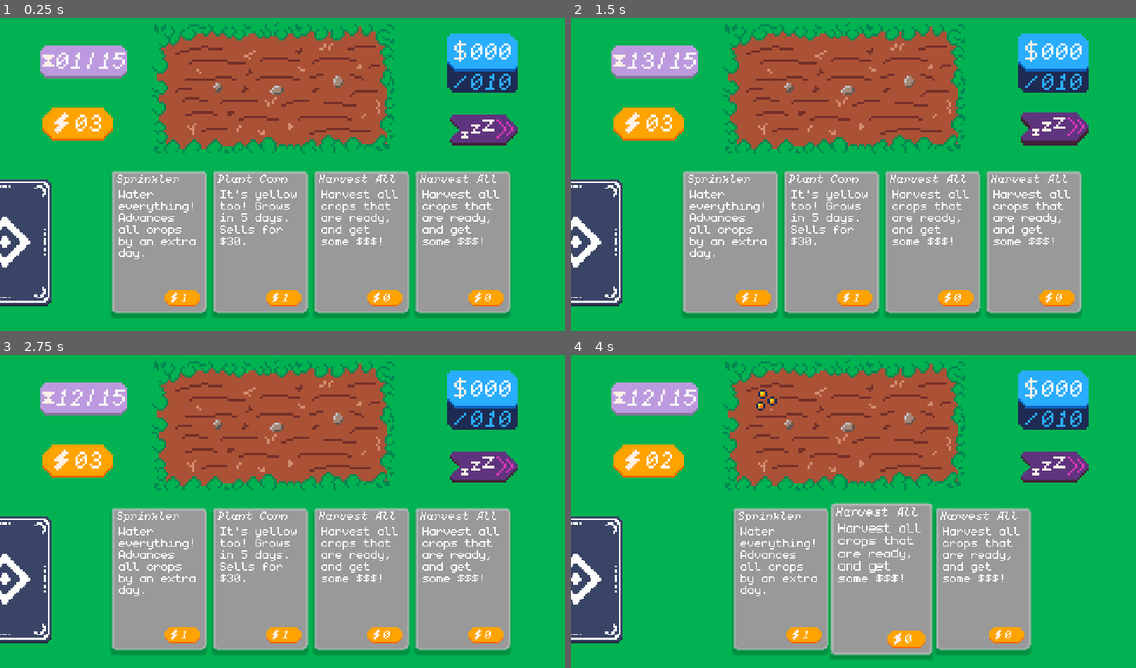
Above: before the commit, frames 1-4 (two rows, left to right).
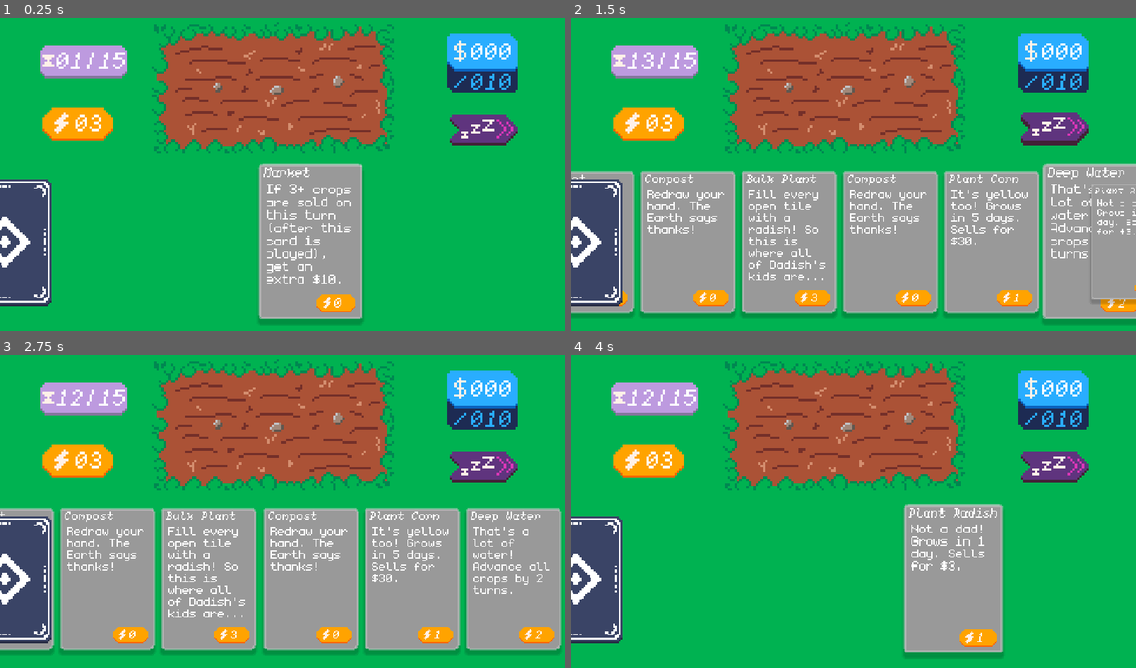
Above: after the commit, the same moments.

Repository: Hex-4/carden
Game: Godot game, scene res://main-test.tscn
Two runs of this game, one before a commit and one after it. Both use one fixed random seed, a clock stepped at 60 frames per second and the inputs below.
Inputs (mouse positions are in pixels of both pictures, inside the frame that each line leads up to):
- Up to frame 1 (0.25 s): no input
- Up to frame 2 (1.5 s): click (1051, 127) at 0.5 s; click (1051, 127) at 1.25 s
- Up to frame 3 (2.75 s): tap Enter at 2 s; drag from (158, 577) to (339, 439) at 2.02 s
- Up to frame 4 (4 s): drag from (830, 577) to (825, 574) at 2.77 s; move the mouse to (881, 577) at 3.52 s; hold Right from 3.53 s (still down); tap Alt at 3.6 s; click (881, 577) at 3.67 s

The runs differ from the first frame. In frame 1, 28% of the frame differs, in the area x 19-91%, y 46-99%; in frame 2, 22%; in frame 3, 21%; in frame 4, 20%.

Commit message:
new sounds and fancy animations

Diff:
--- a/infra/scripts/card.gd
+++ b/infra/scripts/card.gd
@@ -3,6 +3,8 @@
 
 var dragging = false
 var drag_offset = Vector2.ZERO
+enum CardState { SPAWNING, ACTIVE, REMOVING }
+var state: CardState = CardState.SPAWNING
 
 signal used(me)
 var data: CardData
@@ -37,3 +39,6 @@
 	var t = get_tree().create_tween()
 
 	t.tween_property(self, "scale", Vector2(1, 1), 0.2).set_trans(Tween.TRANS_BACK).set_ease(Tween.EASE_OUT)
+
+func transition_state(new_state: CardState):
+	state = new_state
--- a/infra/scripts/card_lib.gd
+++ b/infra/scripts/card_lib.gd
@@ -142,6 +142,9 @@
 
 		# Spicy decision cards
 		compost_card(),
+		compost_card(),
+		compost_card(),
+		compost_card(),
 		deep_water_card(),
 		bulk_plant_card(),
 		market_card(),
--- a/infra/scripts/game_manager.gd
+++ b/infra/scripts/game_manager.gd
@@ -5,7 +5,7 @@
 
 @onready var hud: HUD = $Screen/HUD
 
-@onready var hand: Control = $Screen/Hand
+@onready var hand: Hand = $Screen/Hand
 
 @onready var sfx: SFX = $SFX
 
@@ -63,7 +63,7 @@
 	discards.clear()
 
 func draw() -> void:
-	var hand_size: int = hand.get_child_count()
+	var hand_size: int = hand.active_cards().size()
 
 
 	while hand_size < 4:
@@ -71,8 +71,14 @@
 			reshuffle_discard()
 		if deck.is_empty():
 			break
+		sfx.play_card_take()
 		var c = deck.pop_back()
-		add_card_to_hand(c)
+		var result = hand.add_card_to_hand(c)
+
+		await result[1].finished # get tween
+
+		(result[0] as BaseCard).state = BaseCard.CardState.ACTIVE
+
 		hand_size += 1
 
 func update_energy(new: int):
@@ -89,15 +95,6 @@
 		sfx.play_win()
 		panel.win()
 
-func add_card_to_hand(data: CardData) -> BaseCard:
-	var new_card: BaseCard = base_card_scene.instantiate()
-
-
-	new_card.setup(data)
-	$Screen/Hand.add_child(new_card)
-	new_card.owner = self
-	new_card.used.connect(on_card_used)
-	return new_card
 
 func on_card_used(card: BaseCard):
 	if energy >= card.data.cost and card.data.requirement.call(self):
@@ -105,14 +102,21 @@
 		sfx.play_card_use()
 		card.data.effect.call(self)
 		discards.append(card.data)
-		hand.remove_card_animated(card)
+		card.state = BaseCard.CardState.REMOVING
+		await hand.remove_card_animated(card)
 		cards_played_this_turn += 1
 
 
 func compost():
-	for node in hand.get_children():
-		hand.remove_child(node)
-		node.queue_free()
+	print("STARTING COMPOST")
+	var to_remove := hand.active_cards()
+
+	for node: BaseCard in to_remove:
+		if not is_instance_valid(node):
+			continue
+		discards.append(node.data)
+		node.state = BaseCard.CardState.REMOVING
+		hand.remove_card_animated(node)
 	draw()
 
 func turn_end():
@@ -122,14 +126,16 @@
 	farm.update_board()
 	var has_playable_card = false
 	sfx.play_next_day()
-	for card_visual in hand.get_children():
+	for card_visual in hand.active_cards():
 		if card_visual.data.requirement.call(self):
 			has_playable_card = true
 			break
 
-	if not has_playable_card and hand.get_child_count() > 0:
-		compost()
-	draw()
+	if not has_playable_card and hand.active_cards().size() >= 4:
+		await compost()
+	else:
+		await draw()
+
 	update_energy(3)
 	if coffee_energy > 0:
 		update_energy(energy + coffee_energy)
--- a/infra/scripts/hand.gd
+++ b/infra/scripts/hand.gd
@@ -1,44 +1,80 @@
-# hand.gd
 extends Control
+class_name Hand
 
 @export var card_spacing: float = 6
 
+
+
+var base_card_scene: PackedScene = preload("res://infra/card.tscn")
+
 func _ready():
-	child_exiting_tree.connect(_on_card_removing)
 	arrange_cards_animated(0)
 
 
 func remove_card_animated(card: Control):
+	if not is_instance_valid(card):
+		return
 	# fly out animation
 	var remove_tween = create_tween()
 	remove_tween.tween_property(card, "position:y", card.position.y + 150, 0.3).set_trans(Tween.TRANS_CUBIC).set_ease(Tween.EASE_OUT)
 	remove_tween.parallel().tween_property(card, "modulate:a", 0.0, 0.2)
 
 	await remove_tween.finished
-	card.queue_free()
-
-func _on_card_removing(card):
-	# rearrange when card is actually removed
+	card.call_deferred("queue_free")
 	arrange_cards_animated(0.4)
 
-func arrange_cards_animated(duration: float = 0.2):
+
+func add_card_to_hand(data: CardData) -> Array:
+	var new_card: BaseCard = base_card_scene.instantiate()
+
+
+	new_card.setup(data)
+	new_card.scale = Vector2(0,0)
+	add_child(new_card)
+	new_card.owner = owner
+	new_card.used.connect(owner.on_card_used)
+	arrange_cards_animated(0.4)
+	var t = new_card.create_tween()
+	t.tween_property(new_card, "scale", Vector2(1, 1), 0.4).set_trans(Tween.TRANS_BACK).set_ease(Tween.EASE_OUT)
+
+	return [new_card, t]
+
+
+
+func arrange_cards_animated(duration: float = 0.2, extra = false):
 	await get_tree().process_frame
 
 	var cards = get_children()
 	if cards.is_empty():
 		return
 
+
 	var total_width = 0.0
 	for card in cards:
 		total_width += card.size.x
-	total_width += card_spacing * max(0, cards.size() - 1)
+
+
+	if extra:
+		total_width += 80
+		total_width += card_spacing * max(0, cards.size() - 1 + 1)
+	else:
+		total_width += card_spacing * max(0, cards.size() - 1)
 
 	var start_x = (size.x - total_width) / 2.0
 	var current_x = start_x
 
+
 	for card_idx in range(cards.size()):
 		var card = cards[card_idx]
 		var target_pos = Vector2(current_x, 0)
-		var tween = create_tween()
+		var tween = card.create_tween()
 		tween.tween_property(card, "position", target_pos, duration).set_trans(Tween.TRANS_BACK).set_ease(Tween.EASE_OUT)
 		current_x += card.size.x + card_spacing
+
+func active_cards() -> Array:
+	var result = []
+	for c: BaseCard in get_children():
+		if c.state == BaseCard.CardState.ACTIVE:
+			result.append(c)
+
+	return result
--- a/infra/scripts/sfx.gd
+++ b/infra/scripts/sfx.gd
@@ -2,6 +2,7 @@
 class_name SFX
 
 var card_use: AudioStreamWAV = preload("uid://b6yeni8cmx2bj")
+var card_take: AudioStreamWAV = preload("uid://d2jdt3j44v2t6")
 var lose: AudioStreamWAV = preload("uid://bihmrku03vthc")
 var next_day: AudioStreamWAV = preload("uid://0twt7mf15j78")
 var win: AudioStreamWAV = preload("uid://cdtstmljv8nhi")
@@ -11,6 +12,11 @@
 	pitch_scale = randf_range(0.8, 1.2)
 	stream = card_use
 	play(0.34)
+
+func play_card_take():
+	pitch_scale = randf_range(0.8, 1.2)
+	stream = card_take
+	play(0.32)
 
 func play_lose():
 	pitch_scale = 1.0
Not shown, added: audio/card-take.wav.import
Not shown, added: audio/card-take.wav
